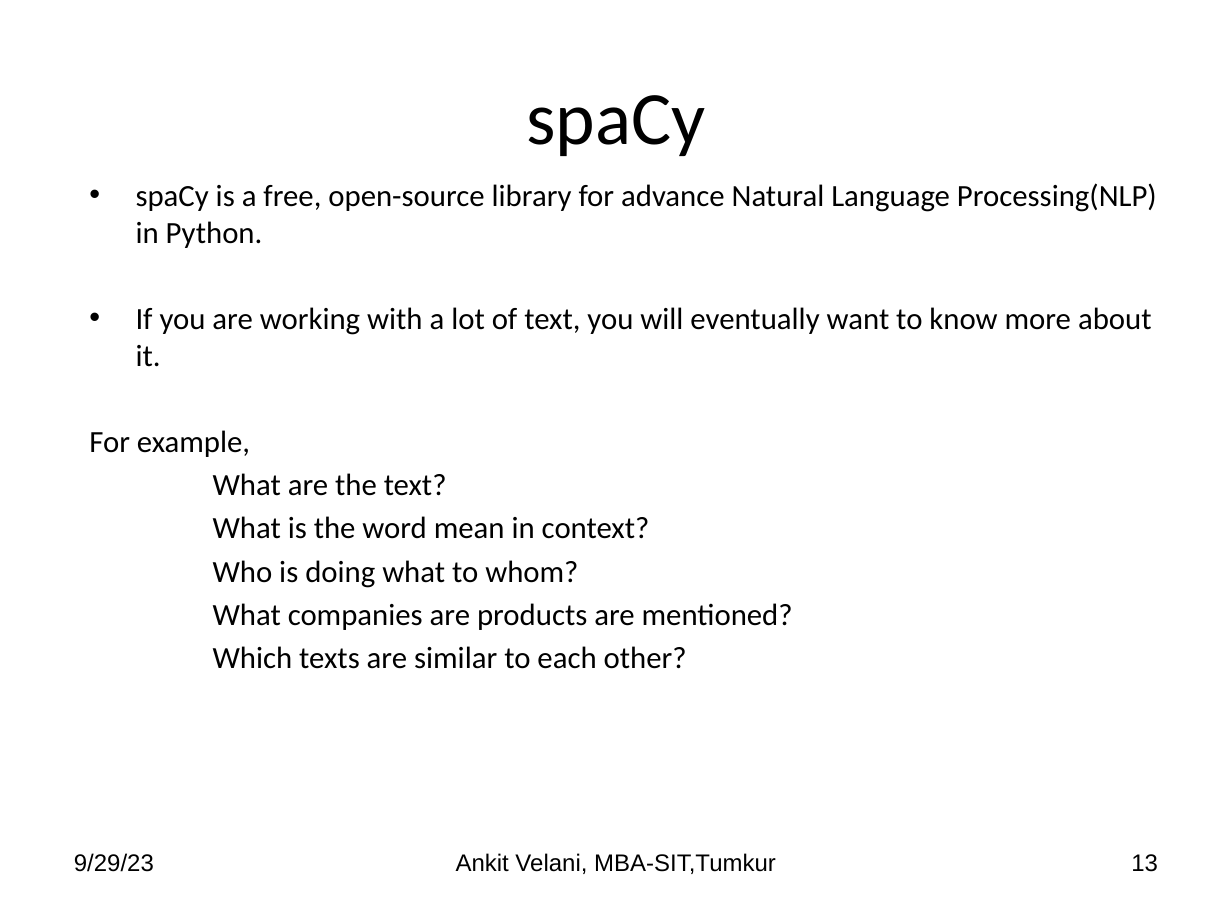
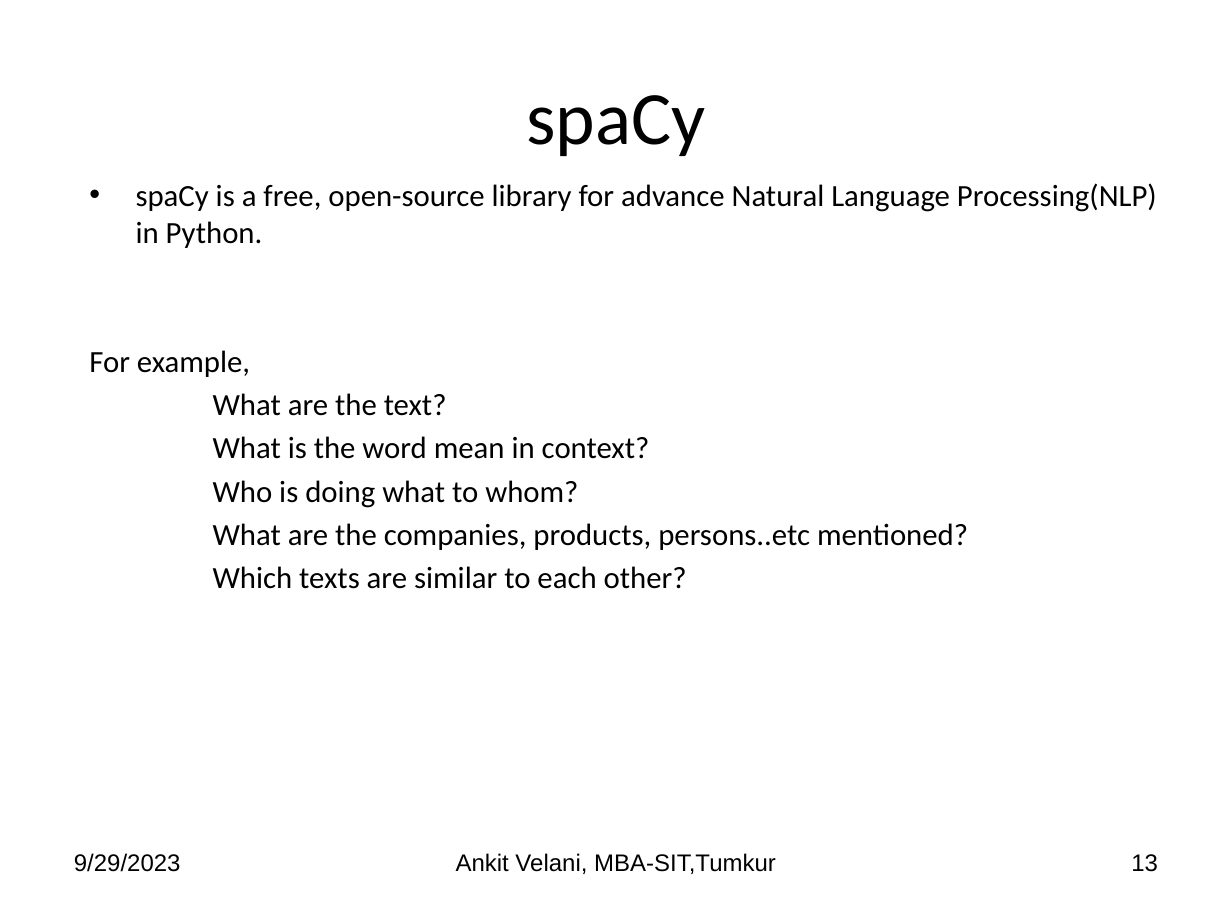
Before and after one commit to sitmbadept/sitmbadept.github.io, a slide deck: slide 13 of 2023/UNIT_4_5/Unit-5-Python-Text-TimeSeries.pptx. Drawn at 1232x924 pixels with LibreOffice and Linux fonts; fonts in the diff are those of the drawing. Boxes give left, top, right and bottom in pixels: in the first picture for what was removed or moved away, otherwise in the second. Text is boxed around its words. In the diff, an @@ line names an element or a change of style, - is before the commit and + after.

```diff
--- a/2023/UNIT_4_5/Unit-5-Python-Text-TimeSeries.pptx
+++ b/2023/UNIT_4_5/Unit-5-Python-Text-TimeSeries.pptx
@@ text at (136,307,1152,367): paragraph removed @@
-• If you are working with a lot of text, you will eventually want to know more about it.
@@ text at (213,523,968,550): text changed @@
-What companies are products are mentioned?
+What are the companies, products, persons..etc mentioned?
@@ text at (74,853,181,872): text changed @@
-9/29/23
+9/29/2023
```
Also in this commit, not shown: 24 other slides changed, 2 slides added.
